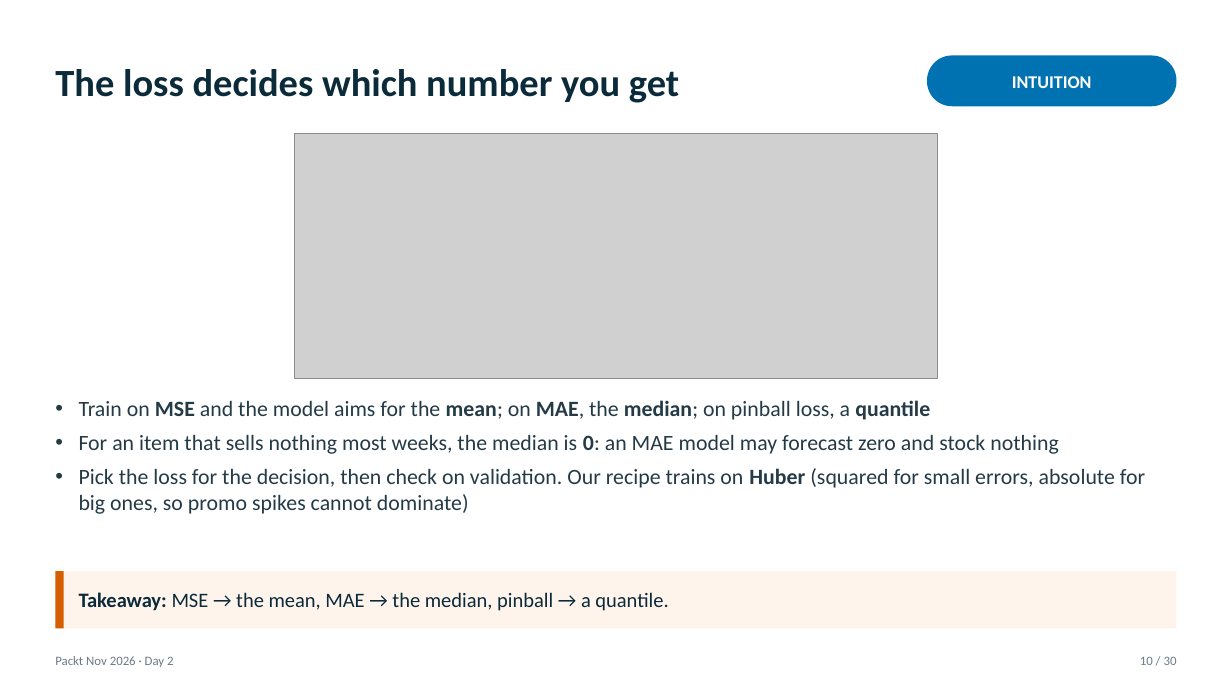
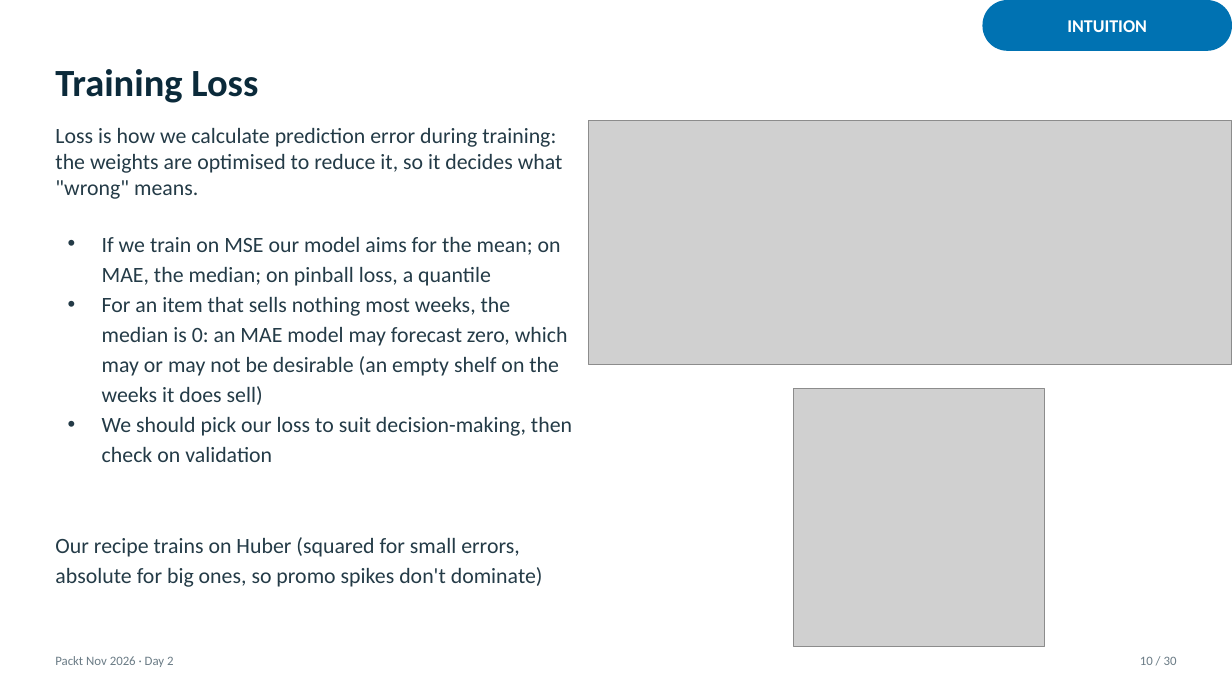
Before and after one commit to tackes/time-series-forecasting-bootcamp, a slide deck: slide 11 of day2_neural/slides_full/day2_slides.pptx (slide 10 before the commit). Drawn at 1232x693 pixels with LibreOffice and Linux fonts; fonts in the diff are those of the drawing; grey boxes stand for pictures. Boxes give left, top, right and bottom in pixels: in the first picture for what was removed or moved away, otherwise in the second. Text is boxed around its words. In the diff, an @@ line names an element or a change of style, - is before the commit and + after.

```diff
--- a/day2_neural/slides_full/day2_slides.pptx
+++ b/day2_neural/slides_full/day2_slides.pptx
@@ text "INTUITION": place and size @@
-text "INTUITION" at <box>1012,76,1092,88</box>
+text "INTUITION" at <box>1067,20,1147,32</box>
@@ rounded rectangle: place and size @@
-rounded rectangle at <box>927,55,1177,106</box>
+rounded rectangle at <box>982,0,1232,51</box>
@@ text at <box>55,69,258,103</box>: text changed @@
-The loss decides which number you get
+Training Loss
@@ text at <box>55,128,572,587</box>: text changed @@
-• Train on MSE and the model aims for the mean; on MAE, the median; on pinball loss, a quantile
-• For an item that sells nothing most weeks, the median is 0: an MAE model may forecast zero and stock nothing
-• Pick the loss for the decision, then check on validation. Our recipe trains on Huber (squared for small errors, absolute for big ones, so promo spikes cannot dominate)
+Loss is how we calculate prediction error during training: the weights are optimised to reduce it, so it decides what "wrong" means.
+• If we train on MSE our model aims for the mean; on MAE, the median; on pinball loss, a quantile
+• For an item that sells nothing most weeks, the median is 0: an MAE model may forecast zero, which may or may not be desirable (an empty shelf on the weeks it does sell)
+• We should pick our loss to suit decision-making, then check on validation
+Our recipe trains on Huber (squared for small errors, absolute for big ones, so promo spikes don't dominate)
@@ picture removed at <box>294,134,938,379</box> @@
@@ picture added at <box>589,120,1232,365</box> @@
@@ picture added at <box>794,389,1044,647</box> @@
@@ rectangle removed at <box>55,571,1177,628</box> @@
@@ rectangle removed at <box>55,571,64,628</box> @@
@@ text removed at <box>79,592,668,611</box> @@
-Takeaway: MSE → the mean, MAE → the median, pinball → a quantile.
```
Also in this commit, not shown: 25 other slides changed, 9 slides added, 2 slides removed, 1 other file.
